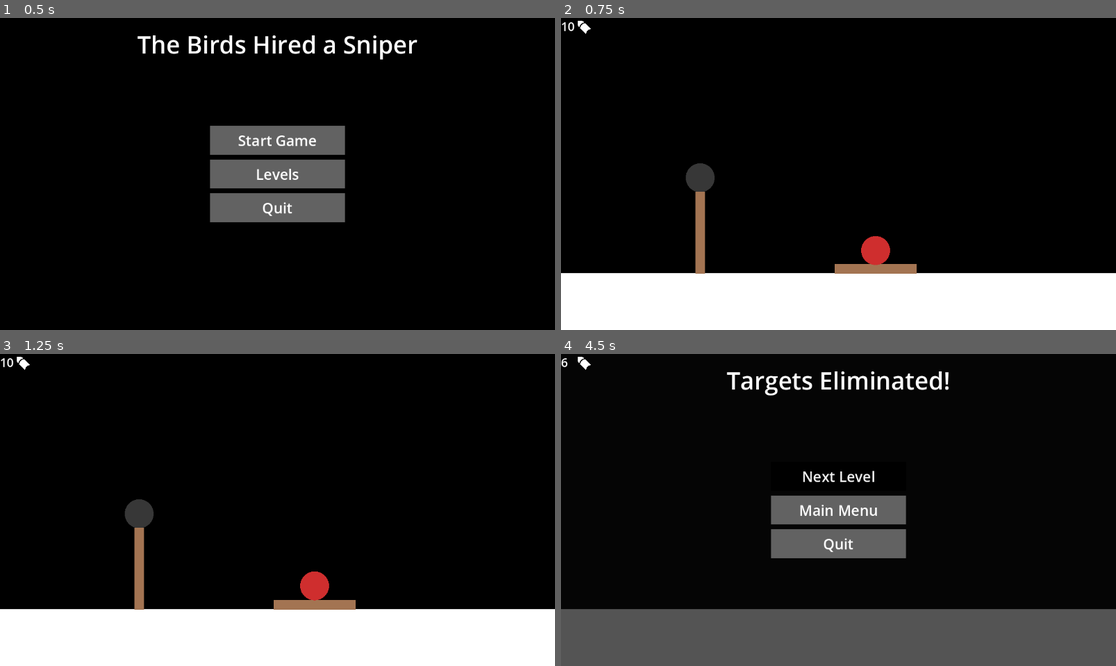
Above: before the commit, frames 1-4 (two rows, left to right).
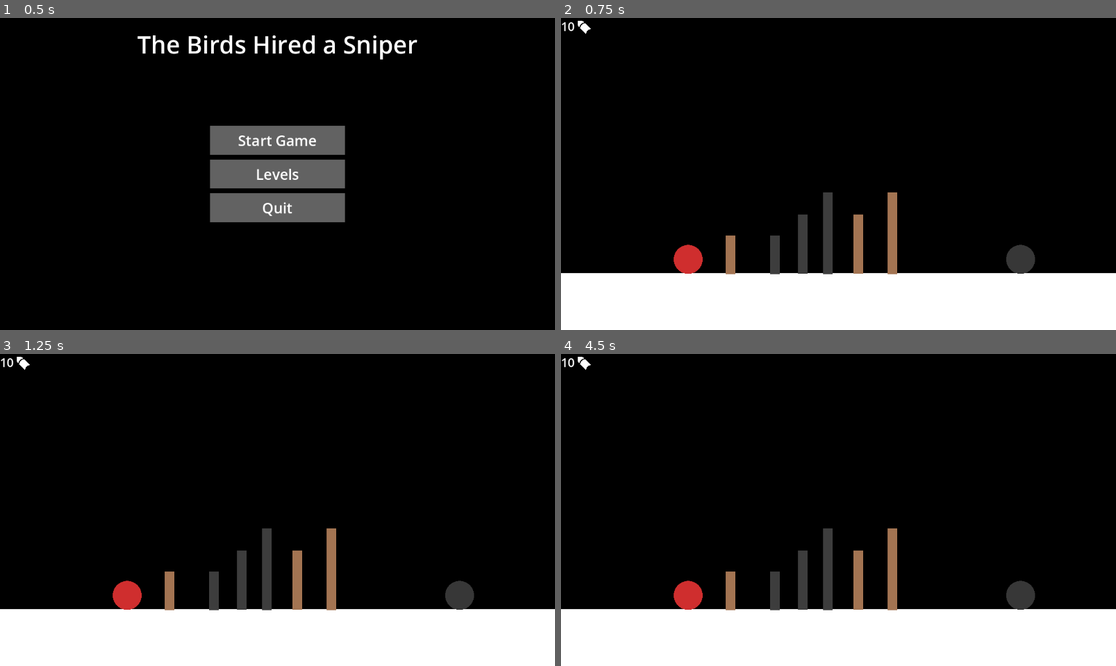
Above: after the commit, the same moments.

Repository: 101zh/jumpstart
Game: Godot game, scene res://gameobjects/MainMenu.tscn
Same seed, same stepped clock (60 frames per second), same inputs: the game is played once before the commit and once after it.
Inputs (mouse positions are in pixels of both pictures, inside the frame that each line leads up to):
- Up to frame 1 (0.5 s): no input
- Up to frame 2 (0.75 s): click "Start Game" at 0.5 s
- Up to frame 3 (1.25 s): no input
- Up to frame 4 (4.5 s): tap Enter at 1.25, 2.75 s; move the mouse to (877, 603) at 1.27 s; click (877, 603) at 1.42 s; tap Space at 2 s; move the mouse to (877, 594) at 2.02 s; click (877, 594) at 2.17 s; move the mouse to (699, 513) at 2.77 s; click (699, 513) at 2.92 s; move the mouse to (699, 569) at 3.52 s; click (699, 569) at 3.67 s; click (838, 475) at 4.25 s, where only the run before the commit has a clickable "Next Level"

Frame 1 is identical in both runs. In frame 2, 4.2% of the frame differs, in the area x 20-86%, y 46-83%; in frame 3, 4.2%; in frame 4, 26%, in the area x 0-100%, y 1-100%.

Commit message:
create shielded log

Diff:
--- /dev/null
+++ b/gameobjects/Logs/ShieldedLongLog.tscn
@@ -0,0 +1,25 @@
+[gd_scene load_steps=4 format=3 uid="uid://dg3txsdel0lyq"]
+
+[ext_resource type="Script" uid="uid://0wkce2y6ctk2" path="res://scripts/log.gd" id="1_vldcu"]
+
+[sub_resource type="RectangleShape2D" id="RectangleShape2D_njov2"]
+size = Vector2(20, 169.5)
+
+[sub_resource type="CanvasTexture" id="CanvasTexture_njov2"]
+
+[node name="Log" type="RigidBody2D"]
+modulate = Color(0.239216, 0.239216, 0.239216, 1)
+input_pickable = true
+can_sleep = false
+script = ExtResource("1_vldcu")
+isShielded = true
+
+[node name="CollisionShape2D" type="CollisionShape2D" parent="."]
+shape = SubResource("RectangleShape2D_njov2")
+
+[node name="Sprite2D" type="Sprite2D" parent="."]
+position = Vector2(0, 9.53674e-07)
+scale = Vector2(20, 170)
+texture = SubResource("CanvasTexture_njov2")
+
+[connection signal="input_event" from="." to="." method="_on_input_event"]
--- /dev/null
+++ b/gameobjects/Logs/ShieldedMediumLog.tscn
@@ -0,0 +1,24 @@
+[gd_scene load_steps=4 format=3 uid="uid://cij0pk5ot36v5"]
+
+[ext_resource type="Script" uid="uid://0wkce2y6ctk2" path="res://scripts/log.gd" id="1_ajagl"]
+
+[sub_resource type="RectangleShape2D" id="RectangleShape2D_njov2"]
+size = Vector2(20, 123)
+
+[sub_resource type="CanvasTexture" id="CanvasTexture_njov2"]
+
+[node name="Log" type="RigidBody2D"]
+modulate = Color(0.239216, 0.239216, 0.239216, 1)
+input_pickable = true
+can_sleep = false
+script = ExtResource("1_ajagl")
+isShielded = true
+
+[node name="CollisionShape2D" type="CollisionShape2D" parent="."]
+shape = SubResource("RectangleShape2D_njov2")
+
+[node name="Sprite2D" type="Sprite2D" parent="."]
+scale = Vector2(20, 123)
+texture = SubResource("CanvasTexture_njov2")
+
+[connection signal="input_event" from="." to="." method="_on_input_event"]
--- /dev/null
+++ b/gameobjects/Logs/ShieldedShortLog.tscn
@@ -0,0 +1,25 @@
+[gd_scene load_steps=4 format=3 uid="uid://bvne8qxuy3qxb"]
+
+[ext_resource type="Script" uid="uid://0wkce2y6ctk2" path="res://scripts/log.gd" id="1_huv5a"]
+
+[sub_resource type="RectangleShape2D" id="RectangleShape2D_njov2"]
+size = Vector2(20, 79)
+
+[sub_resource type="CanvasTexture" id="CanvasTexture_njov2"]
+
+[node name="Log" type="RigidBody2D"]
+modulate = Color(0.239216, 0.239216, 0.239216, 1)
+input_pickable = true
+can_sleep = false
+script = ExtResource("1_huv5a")
+isShielded = true
+
+[node name="CollisionShape2D" type="CollisionShape2D" parent="."]
+shape = SubResource("RectangleShape2D_njov2")
+
+[node name="Sprite2D" type="Sprite2D" parent="."]
+position = Vector2(0, 1.66893e-06)
+scale = Vector2(20, 80)
+texture = SubResource("CanvasTexture_njov2")
+
+[connection signal="input_event" from="." to="." method="_on_input_event"]
--- a/scenes/Levels/1.tscn
+++ b/scenes/Levels/1.tscn
@@ -1,11 +1,16 @@
-[gd_scene load_steps=9 format=3 uid="uid://xyfc5y0ojsgh"]
+[gd_scene load_steps=14 format=3 uid="uid://xyfc5y0ojsgh"]
 
 [ext_resource type="PackedScene" uid="uid://dk3m8yiyy7mbs" path="res://gameobjects/Enemy.tscn" id="1_0d6la"]
 [ext_resource type="PackedScene" uid="uid://hp67lgdqe4o0" path="res://gameobjects/PauseMenu.tscn" id="1_uo1kc"]
-[ext_resource type="PackedScene" uid="uid://d0mdlixr700io" path="res://gameobjects/LongLog.tscn" id="3_iscks"]
+[ext_resource type="PackedScene" uid="uid://d0mdlixr700io" path="res://gameobjects/Logs/LongLog.tscn" id="3_iscks"]
 [ext_resource type="PackedScene" uid="uid://dj0i3ilb0em5e" path="res://gameobjects/LevelCompleteMenu.tscn" id="5_tmr42"]
 [ext_resource type="Texture2D" uid="uid://cqkpstk3ab03o" path="res://scripts/bullet_icon.png" id="6_fua1t"]
+[ext_resource type="PackedScene" uid="uid://se5tqd4uybrx" path="res://gameobjects/Logs/MediumLog.tscn" id="6_ob4th"]
 [ext_resource type="PackedScene" uid="uid://sbwpjuxunt7m" path="res://gameobjects/ShieldedEnemy.tscn" id="7_2lpc5"]
+[ext_resource type="PackedScene" uid="uid://dg3txsdel0lyq" path="res://gameobjects/Logs/ShieldedLongLog.tscn" id="7_d1fr2"]
+[ext_resource type="PackedScene" uid="uid://cij0pk5ot36v5" path="res://gameobjects/Logs/ShieldedMediumLog.tscn" id="8_m56h5"]
+[ext_resource type="PackedScene" uid="uid://bvne8qxuy3qxb" path="res://gameobjects/Logs/ShieldedShortLog.tscn" id="9_y8faq"]
+[ext_resource type="PackedScene" uid="uid://cedn7npun3ndo" path="res://gameobjects/Logs/ShortLog.tscn" id="10_44aji"]
 
 [sub_resource type="CanvasTexture" id="CanvasTexture_myinc"]
 
@@ -50,15 +55,26 @@
 [node name="CollisionShape2D" type="CollisionShape2D" parent="Ground/StaticBody2D"]
 shape = SubResource("WorldBoundaryShape2D_myinc")
 
-[node name="Log6" parent="." instance=ExtResource("3_iscks")]
-position = Vector2(653, 520)
-rotation = 1.5708
+[node name="Enemy" parent="." instance=ExtResource("1_0d6la")]
+position = Vector2(264, 495)
 
-[node name="Enemy" parent="." instance=ExtResource("1_0d6la")]
-position = Vector2(653, 465)
+[node name="Log" parent="." instance=ExtResource("3_iscks")]
+position = Vector2(688, 437)
+
+[node name="Log2" parent="." instance=ExtResource("6_ob4th")]
+position = Vector2(617, 463)
+
+[node name="Log3" parent="." instance=ExtResource("7_d1fr2")]
+position = Vector2(554, 439)
+
+[node name="Log4" parent="." instance=ExtResource("8_m56h5")]
+position = Vector2(502, 463)
+
+[node name="Log5" parent="." instance=ExtResource("9_y8faq")]
+position = Vector2(444, 484)
+
+[node name="Log6" parent="." instance=ExtResource("10_44aji")]
+position = Vector2(352, 482)
 
 [node name="ShieldedEnemy" parent="." instance=ExtResource("7_2lpc5")]
-position = Vector2(289, 325)
-
-[node name="Log" parent="." instance=ExtResource("3_iscks")]
-position = Vector2(289, 446)
+position = Vector2(954, 492)
--- a/scripts/enemy.gd
+++ b/scripts/enemy.gd
@@ -1,7 +1,7 @@
 extends RigidBody2D
 
 @export var isShielded : bool = false
-@export var impulseStrength : float = 50.0
+@export var impulseStrength : float = 175.0
 const speedThreshold : float = 200
 const fallingSpeedThreshold : float = 350
 var last_linear_velocity : Vector2;
@@ -30,7 +30,7 @@
 		if event.pressed and event.button_index==1 and GameManager.bullets>=1:
 			print("sniped")
 			if isShielded:
-				var impulseDir : Vector2 = global_position - event.global_position
+				var impulseDir : Vector2 = position - event.position
 				apply_impulse(impulseDir.normalized() * impulseStrength)
 			else:
 				die()
--- a/scripts/log.gd
+++ b/scripts/log.gd
@@ -1,5 +1,8 @@
 extends RigidBody2D
 
+@export var isShielded : bool = false
+@export var impulseStrength : float = 15
+const impulseYScaling : float = 0.25
 var last_linear_velocity : Vector2;
 
 func _process(delta: float) -> void:
@@ -8,6 +11,16 @@
 func _on_input_event(viewport: Node, event: InputEvent, shape_idx: int) -> void:
 	if event is InputEventMouseButton:
 		if event.pressed and event.button_index==1 and GameManager.bullets>=1:
-			queue_free()
+			if isShielded:
+				var impulseDir : Vector2 = position - event.position
+				impulseDir.y *= impulseYScaling
+				apply_impulse(impulseDir * impulseStrength, invert(impulseDir))
+			else:
+				queue_free()
 			GameManager.bullets-=1
 			GameManager.shoot.emit()
+
+func invert(vector2 : Vector2) -> Vector2:
+	vector2.x = -vector2.x
+	vector2.y = -vector2.y
+	return vector2
Renamed: gameobjects/LongLog.tscn -> gameobjects/Logs/LongLog.tscn
Renamed: gameobjects/MediumLog.tscn -> gameobjects/Logs/MediumLog.tscn
Renamed: gameobjects/ShortLog.tscn -> gameobjects/Logs/ShortLog.tscn
